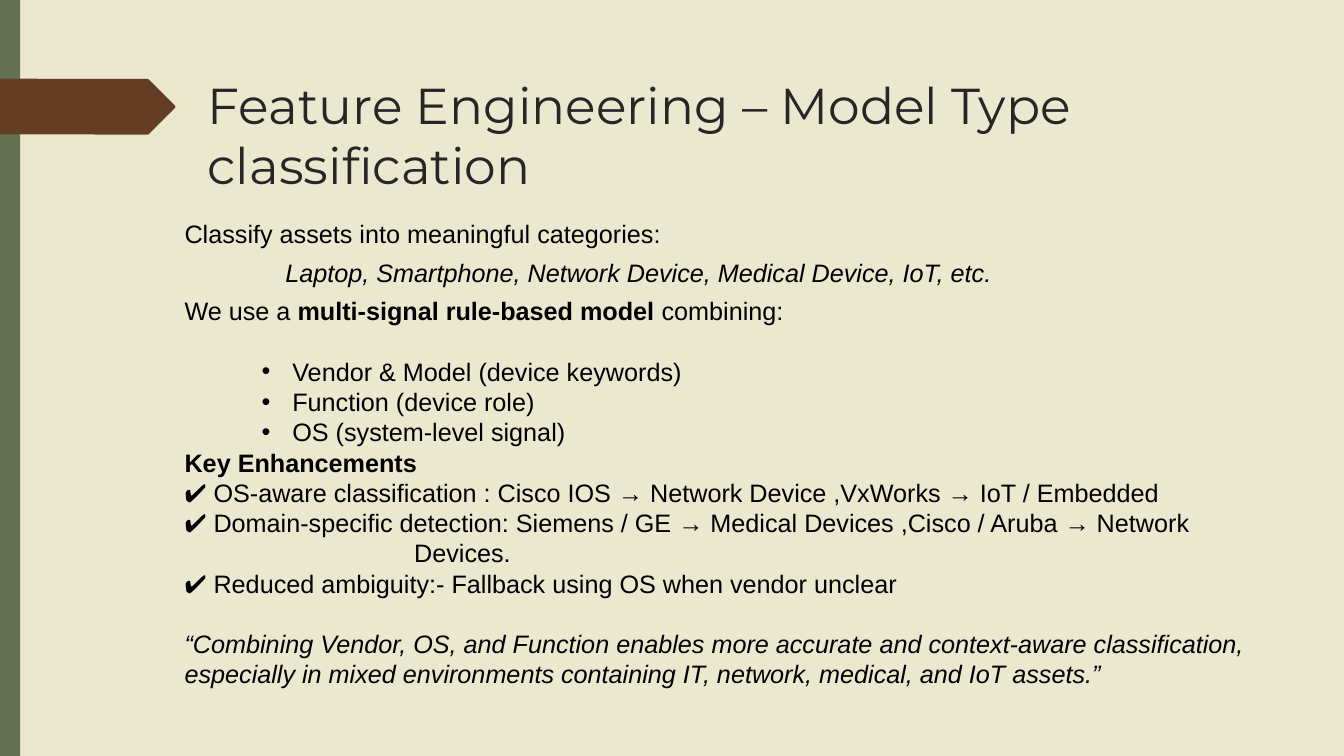
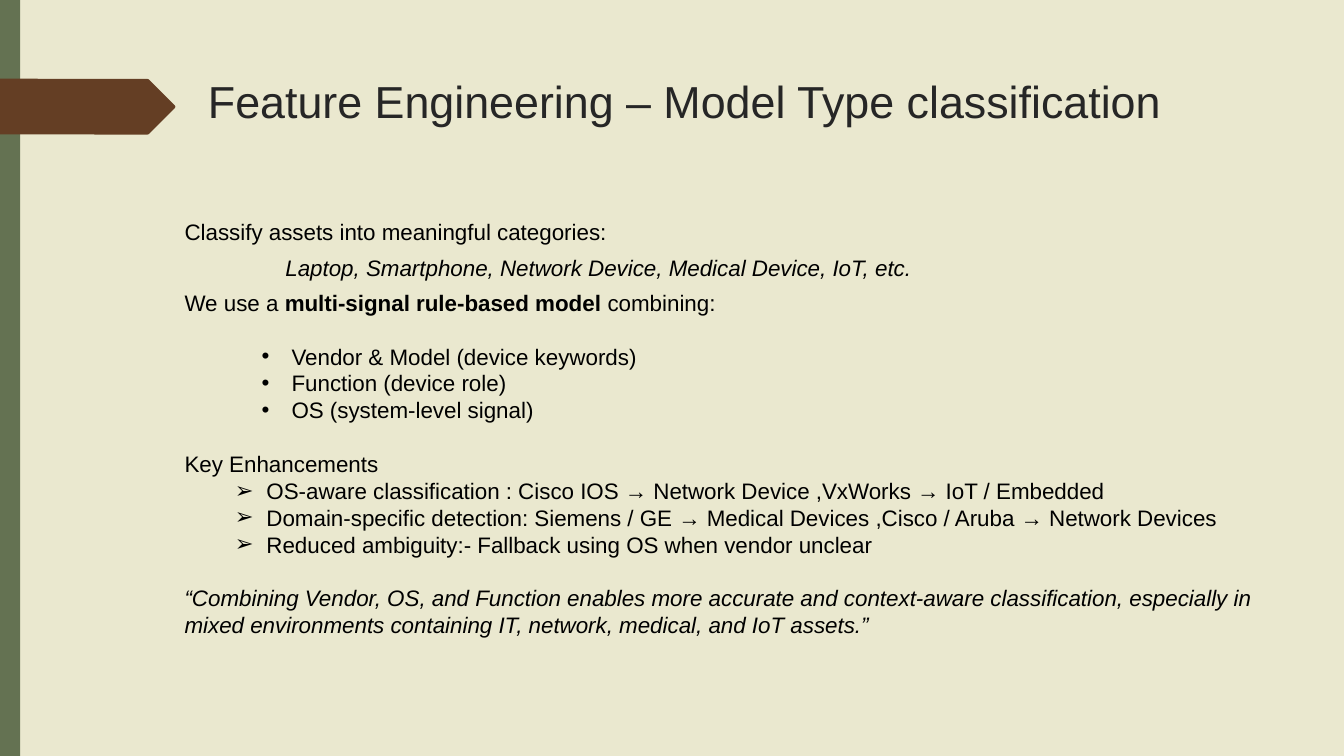
Before and after one commit to Saurav6789/network-asset-classification, a slide deck: slide 18 of Network_analysis.pptx. Drawn at 1344x756 pixels with LibreOffice and Linux fonts; fonts in the diff are those of the drawing. Boxes give left, top, right and bottom in pixels: in the first picture for what was removed or moved away, otherwise in the second. Text is boxed around its words. In the diff, an @@ line names an element or a change of style, - is before the commit and + after.

```diff
--- a/Network_analysis.pptx
+++ b/Network_analysis.pptx
@@ title "Feature Engineering – Model Type ..." at (x1=208, y1=85, x2=1161, y2=127): size 36 to 32 pt, font Montserrat to Arial @@
@@ text at (x1=185, y1=223, x2=1251, y2=638): size 18 to 16 pt in "Classify assets into meaningful categories:", "Laptop, Smartphone, Network Device, Medical Device, IoT, ...", "We use a multi-signal rule-based model combining:", "Vendor & Model (device keywords)" and 4 more places; bold off in "Key Enhancements" @@
@@ text at (x1=266, y1=482, x2=1216, y2=558): text changed; size 18 to 16 pt @@
-✔ OS-aware classification : Cisco IOS → Network Device ,VxWorks → IoT / Embedded
-✔ Domain-specific detection: Siemens / GE → Medical Devices ,Cisco / Aruba → Network Devices.
-✔ Reduced ambiguity:- Fallback using OS when vendor unclear
+  ➢ OS-aware classification : Cisco IOS → Network Device ,VxWorks → IoT / Embedded
+  ➢ Domain-specific detection: Siemens / GE → Medical Devices ,Cisco / Aruba → Network Devices
+  ➢ Reduced ambiguity:- Fallback using OS when vendor unclear
```
Also in this commit, not shown: 34 other slides changed, 1 slide removed.
